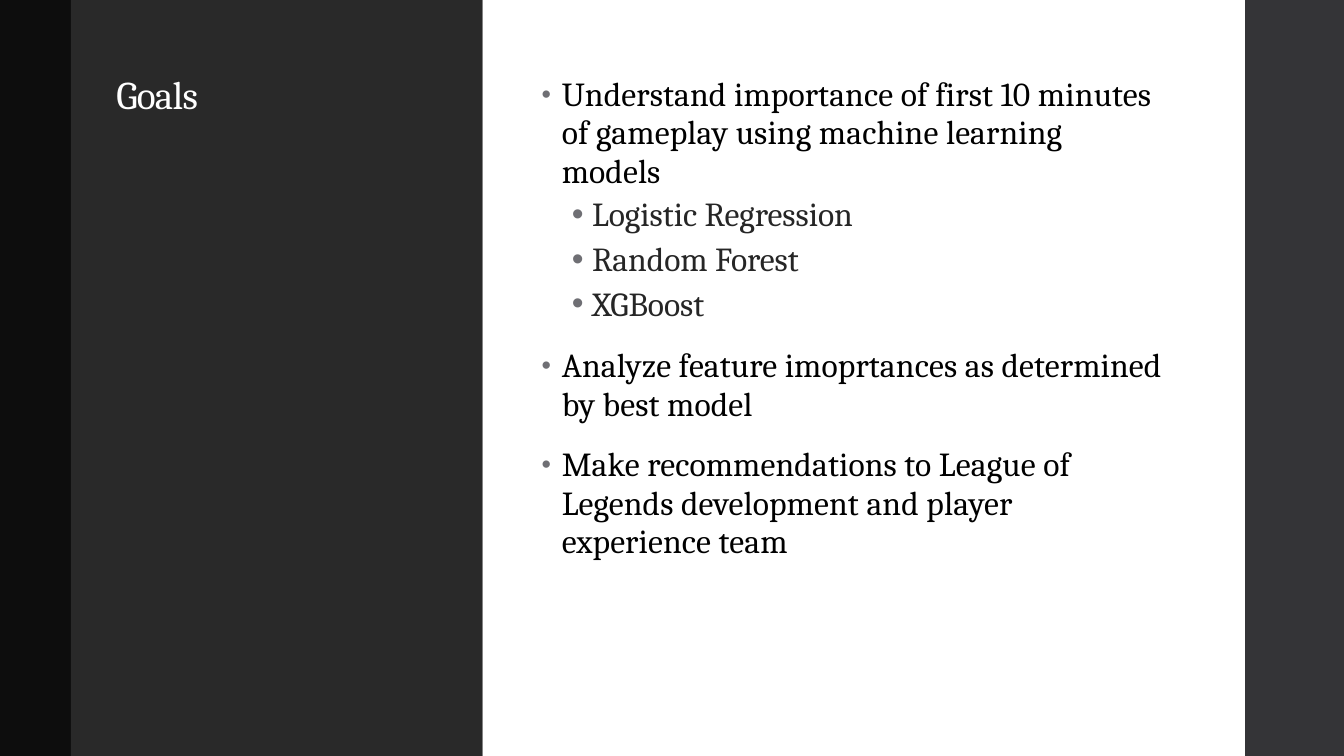
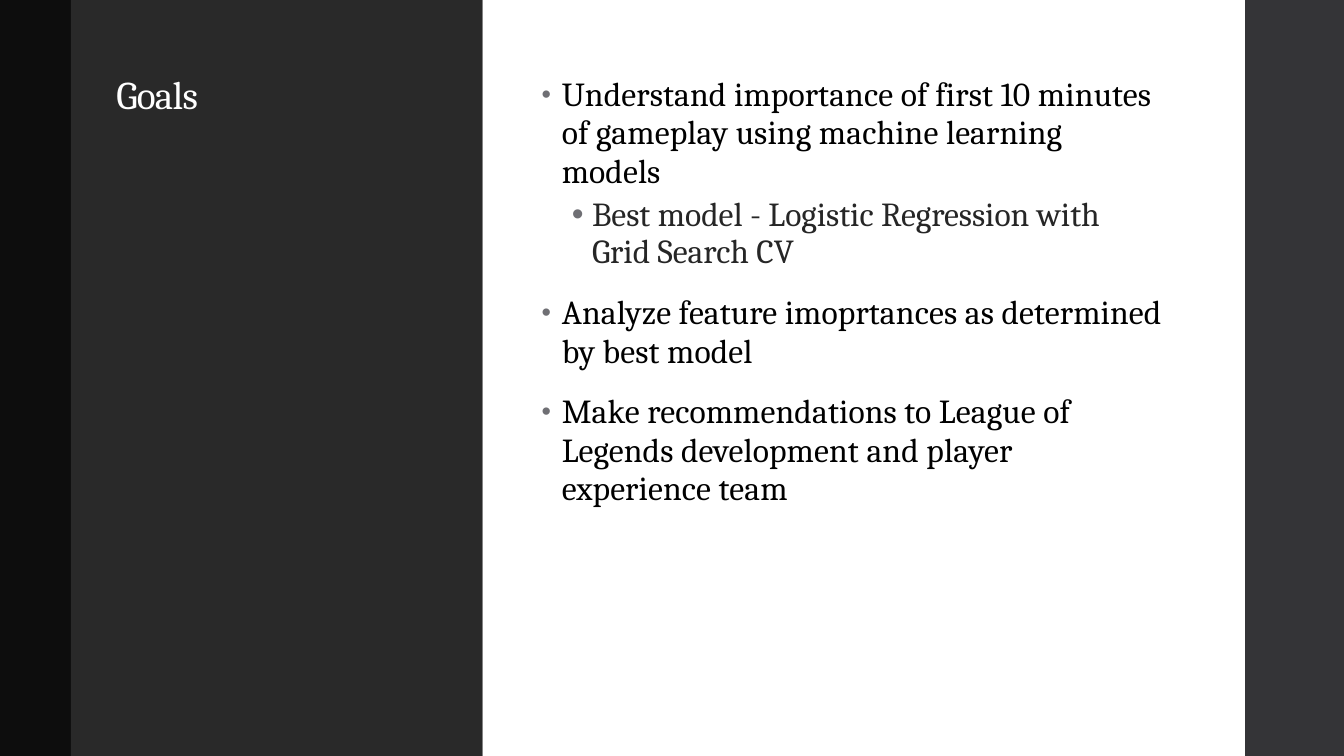
Before and after one commit to Drymander/League-of-Legends-Victory-Classification, a slide deck: slide 2 of images/Johnny Dryman - Phase 3 Project Presentation.pptx. Drawn at 1344x756 pixels with LibreOffice and Linux fonts; fonts in the diff are those of the drawing. Boxes give left, top, right and bottom in pixels: in the first picture for what was removed or moved away, otherwise in the second. Text is boxed around its words. In the diff, an @@ line names an element or a change of style, - is before the commit and + after.

```diff
--- a/images/Johnny Dryman - Phase 3 Project Presentation.pptx
+++ b/images/Johnny Dryman - Phase 3 Project Presentation.pptx
@@ text at (592,202,1100,264): text changed @@
-  • Logistic Regression
-  • Random Forest
-  • XGBoost
+  • Best model - Logistic Regression with Grid Search CV
```
Also in this commit, not shown: 3 other slides changed, 1 slide added, 5 other files.
